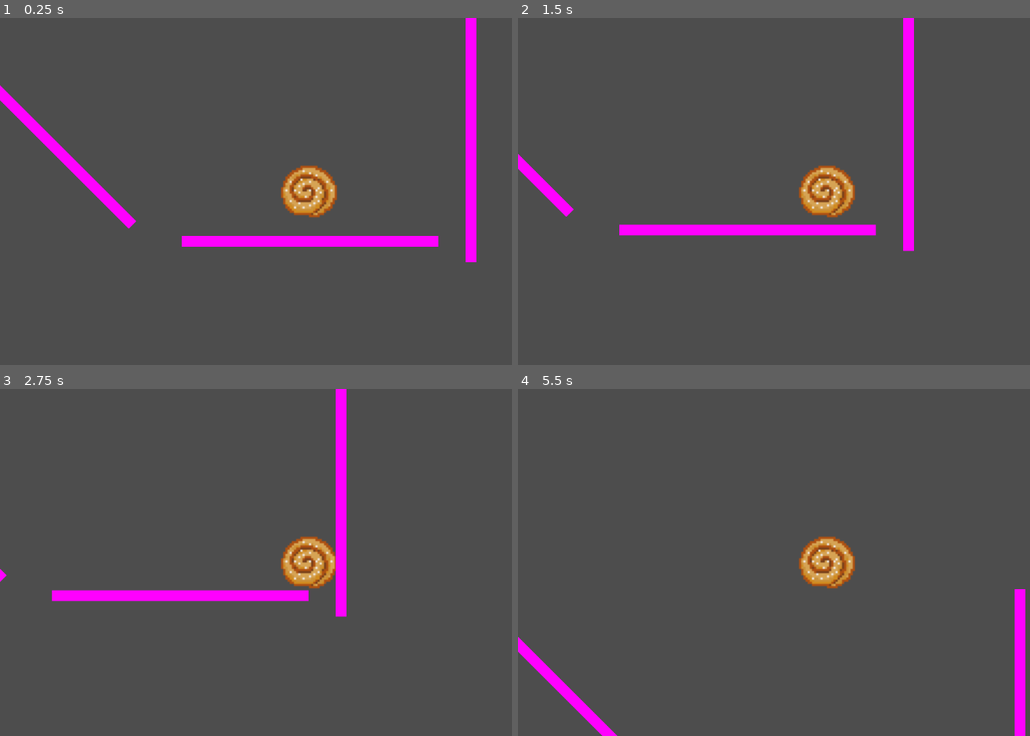
Above: before the commit, frames 1-4 (two rows, left to right).
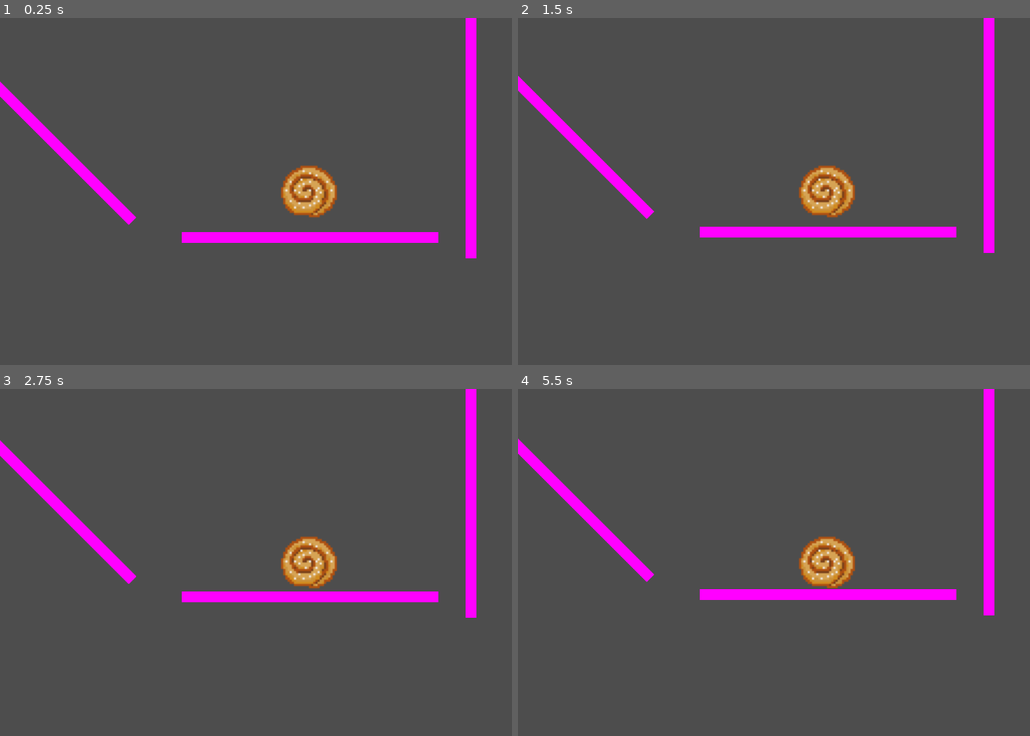
Above: after the commit, the same moments.

Repository: Rembane/ggj-bubbles-2025
Game: Godot game, scene res://root.tscn
Same seed, same stepped clock (60 frames per second), same inputs: the game is played once before the commit and once after it.
Inputs (mouse positions are in pixels of both pictures, inside the frame that each line leads up to):
- Up to frame 1 (0.25 s): no input
- Up to frame 2 (1.5 s): tap Enter at 0.5, 1.35 s; move the mouse to (963, 174) at 0.52 s; hold Right (ui_right) 0.53-1.28 s; tap Q at 0.6 s; click (963, 174) at 0.67 s; move the mouse to (702, 208) at 1.27 s; hold S from 1.28 s (still down)
- Up to frame 3 (2.75 s): move the mouse to (368, 486) at 2.02 s; release S at 2.03 s; hold Right (ui_right) from 2.03 s (still down); tap F at 2.1 s
- Up to frame 4 (5.5 s): move the mouse to (794, 631) at 2.77 s; release Right (ui_right) at 2.78 s; hold Up (ui_up) 2.78-3.53 s; tap one key every 0.75 s from 2.85 s: Q Enter F Q; click (794, 631) at 2.92 s; move the mouse to (1014, 614) at 3.52 s; hold Left (ui_left) 3.53-5.03 s; move the mouse to (640, 510) at 4.27 s; move the mouse to (855, 562) at 5.02 s; hold S from 5.03 s (still down); click (855, 562) at 5.17 s

The runs differ from the first frame. In frame 1, 1.8% of the frame differs, in the area x 0-94%, y 18-71%; in frame 2, 5.8%, in the area x 0-94%, y 0-68%; in frame 3, 5.8%; in frame 4, 5.8%.

Commit message:
add rudimentary analog input support

Diff:
--- a/player.gd
+++ b/player.gd
@@ -10,19 +10,12 @@
 	pass
 
 const GRAVITY = 200.0
-const WALK_SPEED = 200
+const WALK_SPEED = 2000
 const BORINGNESS = 0.8
 
 func _physics_process(delta):
-	if Input.is_action_pressed("ui_left"):
-		velocity.x = -WALK_SPEED
-	elif Input.is_action_pressed("ui_right"):
-		velocity.x =  WALK_SPEED
-	else:
-		velocity.x = 0
-
-	if Input.is_action_pressed("ui_up"):
-		velocity.y = -GRAVITY * 1.5
+	velocity += Input.get_vector("move_left", "move_right", "move_up", "move_down") * WALK_SPEED * delta
+	velocity.y -= - GRAVITY * delta
 
 	var kinematic_collision = move_and_collide(velocity * delta)
 	if kinematic_collision:
--- a/project.godot
+++ b/project.godot
@@ -19,6 +19,29 @@
 
 enabled=PackedStringArray("res://addons/godot-vim/plugin.cfg")
 
+[input]
+
+move_left={
+"deadzone": 0.5,
+"events": [Object(InputEventJoypadMotion,"resource_local_to_scene":false,"resource_name":"","device":-1,"axis":0,"axis_value":-1.0,"script":null)
+]
+}
+move_right={
+"deadzone": 0.5,
+"events": [Object(InputEventJoypadMotion,"resource_local_to_scene":false,"resource_name":"","device":-1,"axis":0,"axis_value":1.0,"script":null)
+]
+}
+move_up={
+"deadzone": 0.5,
+"events": [Object(InputEventJoypadMotion,"resource_local_to_scene":false,"resource_name":"","device":-1,"axis":1,"axis_value":-1.0,"script":null)
+]
+}
+move_down={
+"deadzone": 0.5,
+"events": [Object(InputEventJoypadMotion,"resource_local_to_scene":false,"resource_name":"","device":-1,"axis":1,"axis_value":1.0,"script":null)
+]
+}
+
 [rendering]
 
 renderer/rendering_method="gl_compatibility"
